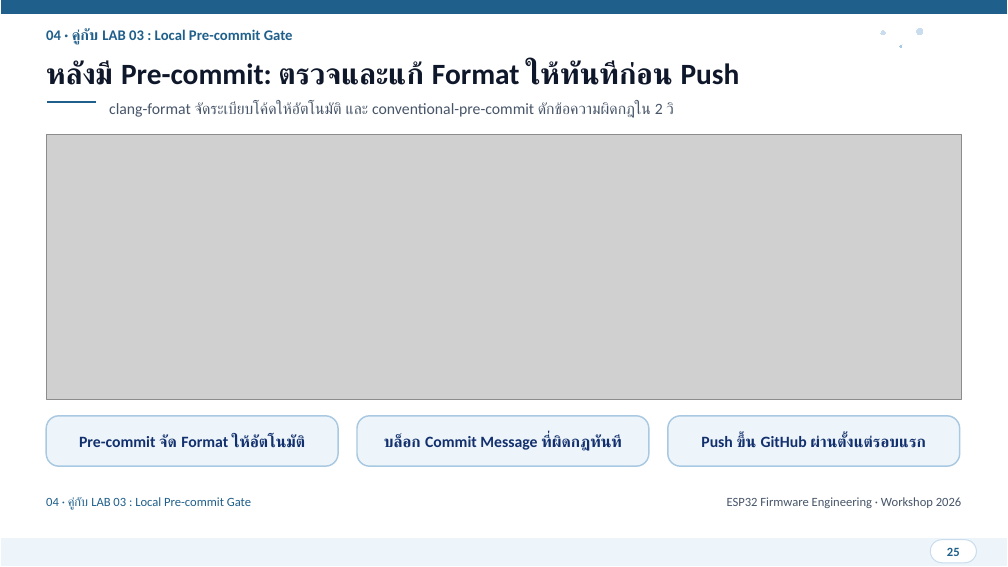
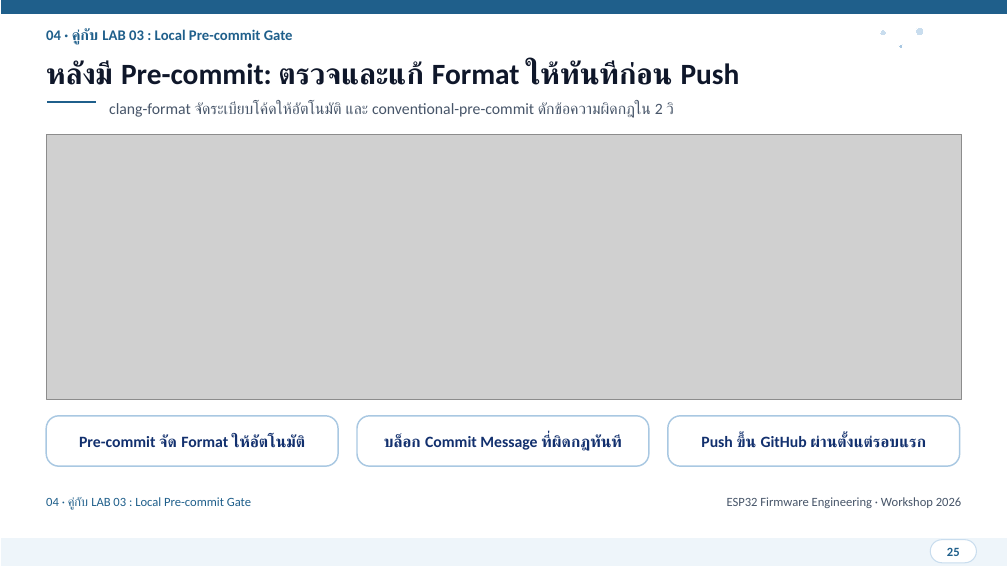
Before and after one commit to FreshmanMentor/git-practice, a slide deck: slide 25 of presentation/ESP32_Git_CICD_Workshop.pptx. Drawn at 1008x567 pixels with LibreOffice and Linux fonts; fonts in the diff are those of the drawing; grey boxes stand for pictures. Boxes give left, top, right and bottom in pixels: in the first picture for what was removed or moved away, otherwise in the second. Text is boxed around its words. In the diff, an @@ line names an element or a change of style, - is before the commit and + after.

```diff
--- a/presentation/ESP32_Git_CICD_Workshop.pptx
+++ b/presentation/ESP32_Git_CICD_Workshop.pptx
@@ fill #EEF5FA to #FFFFFF in 3 elements at <box>46,416,338,467</box>, <box>357,416,649,467</box>, <box>668,416,960,467</box> @@
```
Also in this commit, not shown: 27 other slides changed, 49 other files.
